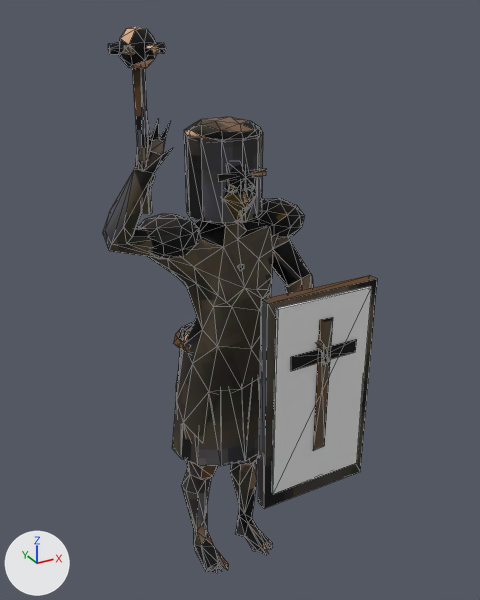
The glTF model client/assets/units/shield.glb as it was, and as the next commit left it.
The view is the same before and after, from a 50 mm camera at (-0.584, -1.135, 1.227) aimed at (0.015, -0.046, 0.683). Arrows for +X, +Y and +Z are at lower left; the lights stay in place. The older version comes first. Mesh edges are drawn as thin lines. Vertices at exactly the same position are counted once.

Names of what the first picture shows: 'Accent', 'Body'.
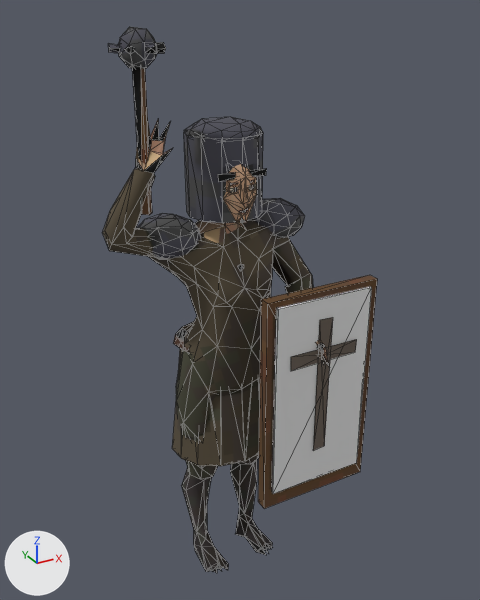
The change in detail:
me_body is used by ob_body; location (0.0, 0.0, 0.0).
me_body had 748 vertices, 1400 faces and spanned x -0.246..0.233, y -0.249..0.097, z 0.0..1.2.
me_body now has 750 vertices, 1400 faces and spans x -0.246..0.233, y -0.248..0.097, z 0.0..1.2.
me_body part 1: a new loose piece of 14 vertices spanning x 0.006..0.031, y -0.089..-0.066, z 0.914..0.935, in mat_shieldbody (picture img_shield).
me_body part 2: a new loose piece of 13 vertices spanning x -0.031..-0.006, y -0.089..-0.066, z 0.914..0.935, in mat_shieldbody (picture img_shield).
Part 3, on me_body:
25 vertices are removed from x -0.119..0.114, y -0.249..0.025, z 0.612..1.038.
91 faces are deleted.
14 vertices are added at x -0.112..0.108, y -0.248..0.016, z 0.613..1.036.
69 new faces join them.
Part 4, on me_body:
8 vertices are removed from x -0.078..0.077, y -0.082..0.032, z 0.0..0.239.
38 faces are deleted.
4 vertices are added at (-0.065, -0.02, 0.24), (0.071, 0.027, 0.002), (0.042, -0.078, 0.026), (0.071, -0.072, 0.036).
30 new faces join them.
Part 5, on me_body:
24 vertices are removed from x -0.223..-0.151, y -0.102..-0.014, z 1.159..1.2.
65 faces are deleted.
2 vertices move from x -0.224..-0.168, y -0.103..-0.053, z 1.159 to x -0.224..-0.164, y -0.102..-0.048, z 1.163..1.176.
13 vertices are added at x -0.213..-0.155, y -0.101..-0.016, z 1.16..1.2.
43 new faces join them.
me_body part 6: 1184 kept faces spanning x -0.246..0.233, y -0.247..0.097, z 0.0..1.197 get new texture (UV) coordinates.
Other edits to the shape of me_body do not show in these pictures.

Location of each change, [x1, y1, x2, y2] in pixels of the pictures (480 x 600 px; the box of a moved part takes in the faces that stretch with it):
part 1 of me_body, added: after [247, 182, 257, 191]
part 2 of me_body, added: after [227, 185, 238, 194]
part 3 of me_body, moved or reshaped: before [136, 117, 329, 364]; after [136, 117, 328, 363]
part 4 of me_body, moved or reshaped: before [186, 475, 273, 553]; after [186, 475, 273, 555]
part 5 of me_body, cut back: before [108, 27, 159, 55]; after [108, 27, 157, 54]
part 6 of me_body, surface changed: [103, 29, 377, 571] in both
